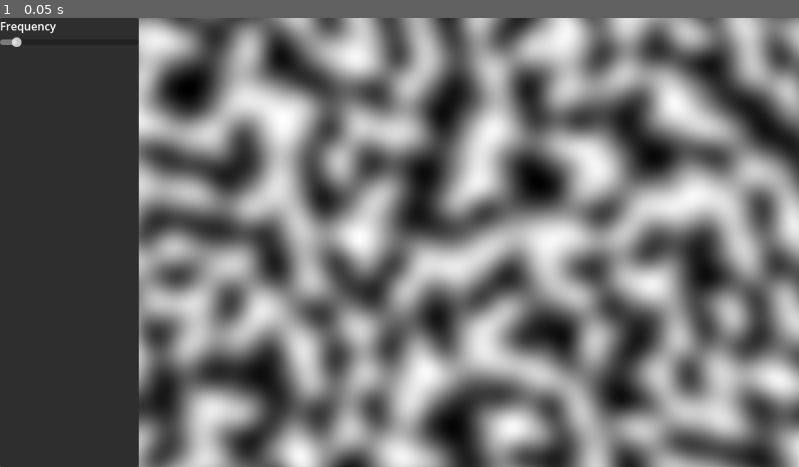
Above: before the commit, frame 1.
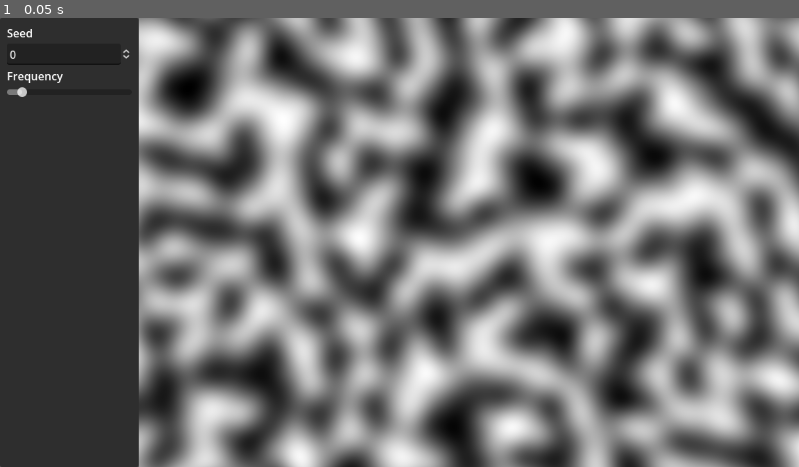
Above: after the commit, the same moment.

Repository: PierreBeur/naive-surface-nets-2d
Game: Godot game, scene res://scenes/main.tscn
The game is run twice, just before and just after one commit, with the same random seed, the same clock (stepped at 60 frames per second) and the same inputs.
Inputs:
- Up to frame 1 (0.05 s): no input

The runs differ from the first frame. In frame 1, 0.3% of the frame differs, in the area x 0-17%, y 0-18%.

Commit message:
Update main.tscn

Diff:
--- a/scenes/main.tscn
+++ b/scenes/main.tscn
@@ -31,19 +31,34 @@
 custom_minimum_size = Vector2(200, 0)
 layout_mode = 2
 
-[node name="VBoxContainer" type="VBoxContainer" parent="HBoxContainer/Panel"]
+[node name="MarginContainer" type="MarginContainer" parent="HBoxContainer/Panel"]
 layout_mode = 1
 anchors_preset = 15
 anchor_right = 1.0
 anchor_bottom = 1.0
 grow_horizontal = 2
 grow_vertical = 2
+theme_override_constants/margin_left = 10
+theme_override_constants/margin_top = 10
+theme_override_constants/margin_right = 10
+theme_override_constants/margin_bottom = 10
 
-[node name="Label" type="Label" parent="HBoxContainer/Panel/VBoxContainer"]
+[node name="VBoxContainer" type="VBoxContainer" parent="HBoxContainer/Panel/MarginContainer"]
+layout_mode = 2
+
+[node name="Label" type="Label" parent="HBoxContainer/Panel/MarginContainer/VBoxContainer"]
+layout_mode = 2
+text = "Seed
+"
+
+[node name="SpinBox" type="SpinBox" parent="HBoxContainer/Panel/MarginContainer/VBoxContainer"]
+layout_mode = 2
+
+[node name="Label2" type="Label" parent="HBoxContainer/Panel/MarginContainer/VBoxContainer"]
 layout_mode = 2
 text = "Frequency"
 
-[node name="HSlider" type="HSlider" parent="HBoxContainer/Panel/VBoxContainer"]
+[node name="HSlider" type="HSlider" parent="HBoxContainer/Panel/MarginContainer/VBoxContainer"]
 layout_mode = 2
 min_value = 0.001
 max_value = 0.1
@@ -55,5 +70,5 @@
 size_flags_horizontal = 3
 texture = SubResource("NoiseTexture2D_rgkhy")
 
-[connection signal="value_changed" from="HBoxContainer/Panel/VBoxContainer/HSlider" to="." method="_on_frequency_slider_value_changed"]
+[connection signal="value_changed" from="HBoxContainer/Panel/MarginContainer/VBoxContainer/HSlider" to="." method="_on_frequency_slider_value_changed"]
 [connection signal="resized" from="HBoxContainer/TextureRect" to="." method="_on_texture_rect_resized"]
